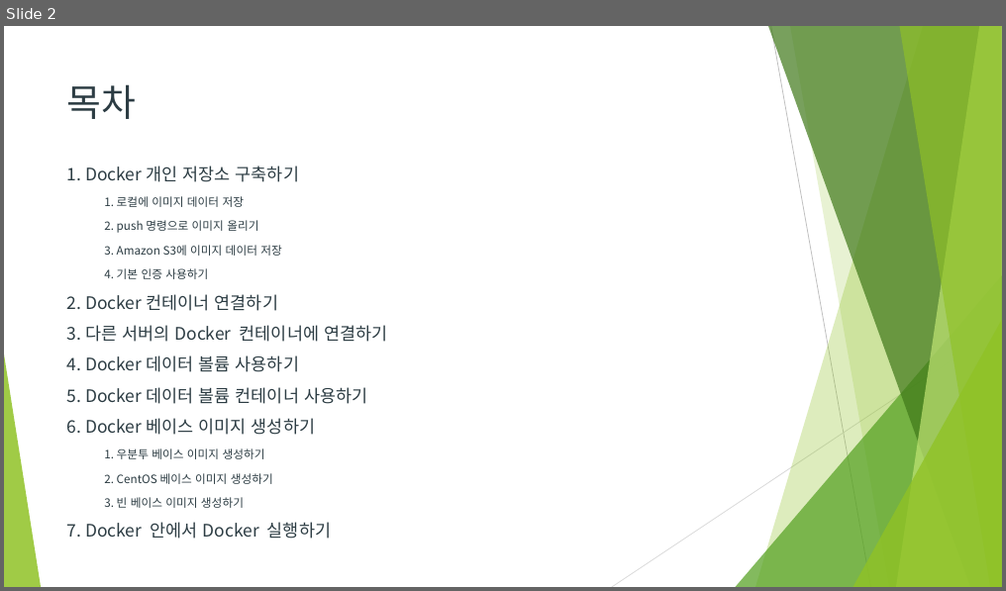
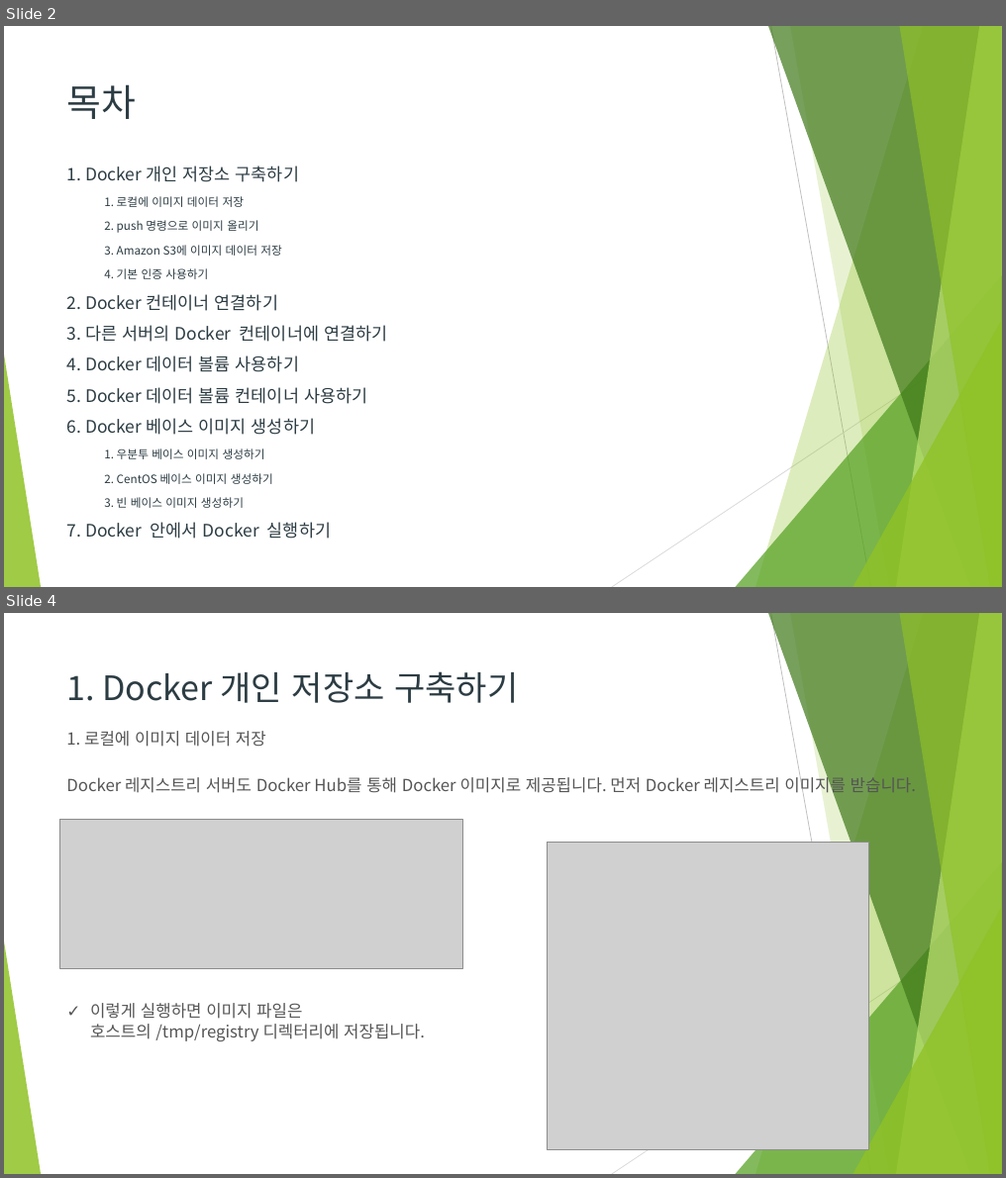
Before and after one commit to Heechul90/Docker, a slide deck: study/06. Docker 좀더 활용하기/Docker 좀더 활용하기.pptx. Shown one above the other, each under a label of ours: slide 2 before the commit, slides 2 and 4 after it; the slides between them are not shown. The pictures are 1006x591 and 1006x1178 pixels, drawn with LibreOffice and Linux fonts; fonts in the diff are those of the drawing; grey boxes stand for pictures. Boxes give left, top, right and bottom in pixels: in the first picture for what was removed or moved away, otherwise in the second. Text is boxed around its words. In the diff, an @@ line names an element or a change of style, - is before the commit and + after.

Commit message:
docker

```diff
--- a/study/06. Docker 좀더 활용하기/Docker 좀더 활용하기.pptx
+++ b/study/06. Docker 좀더 활용하기/Docker 좀더 활용하기.pptx
@@ slide 4 added at [4,613,1002,1174], background #FFFFFF; not listed: 10 template elements that a slide beside it also shows @@
@@ title added at [67,671,518,703], 32.4 pt, text #2C3C43 @@
+1. Docker 개인 저장소 구축하기
@@ text added at [66,731,266,747], 16 pt, text #555555 @@
+1. 로컬에 이미지 데이터 저장
@@ text added at [66,774,916,796], 16 pt, text #555555 @@
+Docker 레지스트리 서버도 Docker Hub를 통해 Docker 이미지로 제공됩니다. 먼저 Docker 레지스트리 이미지를 받습니다.
@@ picture added at [59,819,463,968] @@
@@ picture added at [548,842,869,1151] @@
@@ text added at [90,1003,425,1042], 16 pt, text #555555 @@
+✓ 이렇게 실행하면 이미지 파일은 호스트의 /tmp/registry 디렉터리에 저장됩니다.
```
Also in this commit, not shown: 8 slides changed, 27 other slides added, 2 other files.
